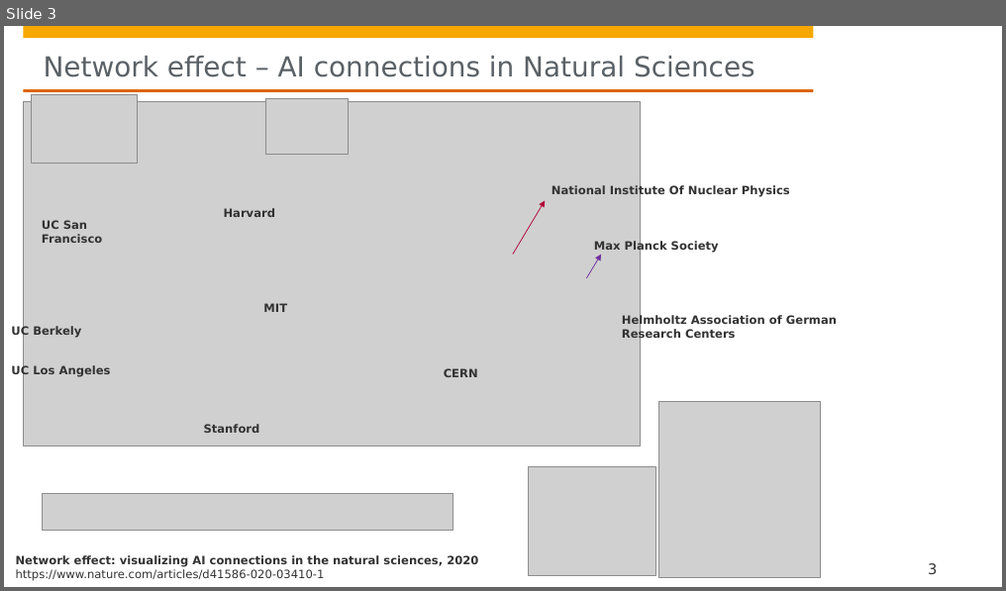
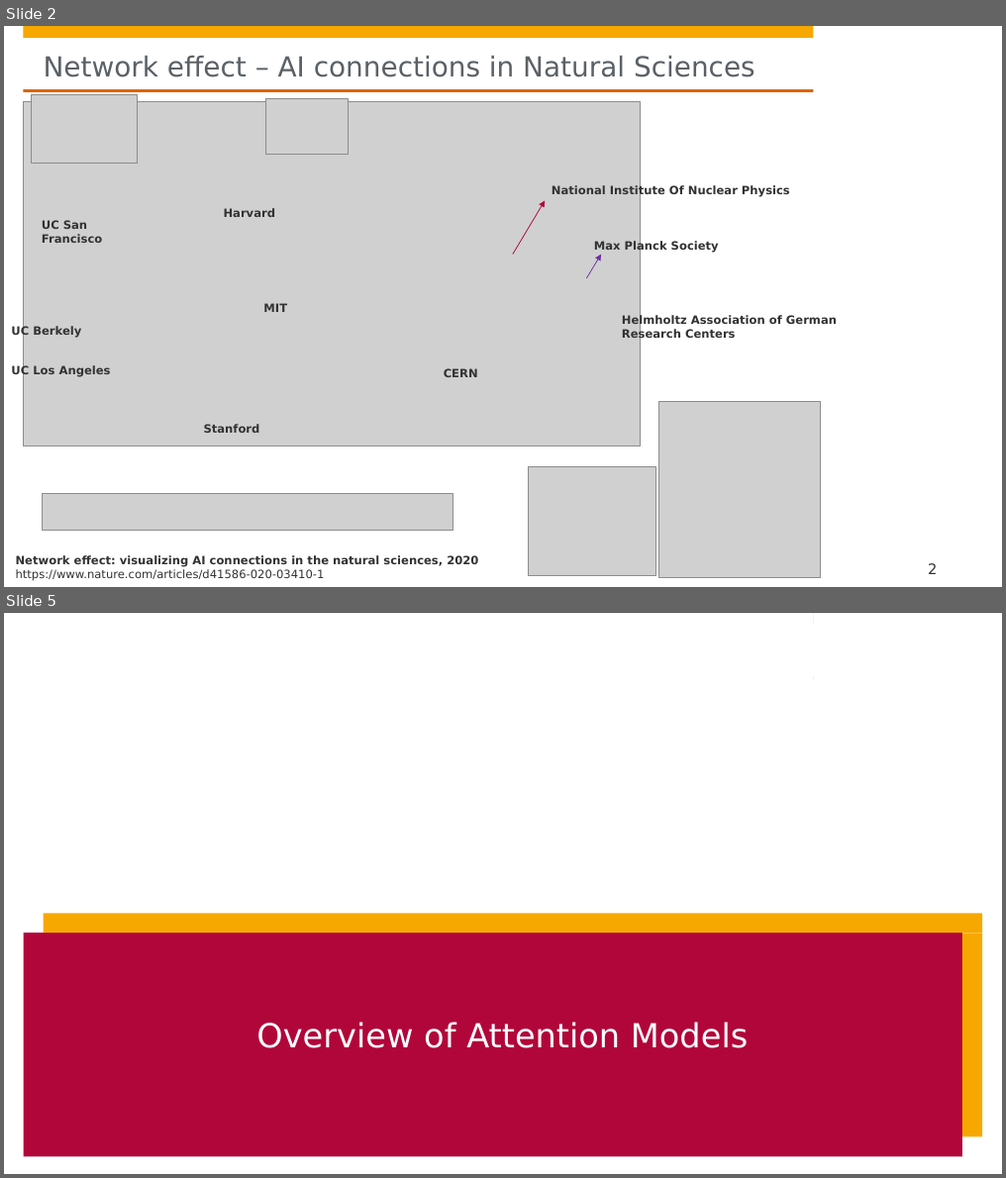
Before and after one commit to hpi-sam/GNN-Course-2020, a slide deck: 8. Graph Attention Networks.pptx. Shown one above the other, each under a label of ours: slide 3 before the commit, slides 2 and 5 after it; the slides between them are not shown. The pictures are 1006x591 and 1006x1178 pixels, drawn with LibreOffice and Linux fonts; fonts in the diff are those of the drawing; grey boxes stand for pictures; background and template pictures are left out. Boxes give left, top, right and bottom in pixels: in the first picture for what was removed or moved away, otherwise in the second. Text is boxed around its words. In the diff, an @@ line names an element or a change of style, - is before the commit and + after.

```diff
--- a/8. Graph Attention Networks.pptx
+++ b/8. Graph Attention Networks.pptx
@@ slide 5 added at bbox=[4, 613, 1002, 1174], background #FFFFFF; not listed: 4 template elements that a slide beside it also shows @@
@@ rectangle added at bbox=[16, 613, 814, 741], fill #FFFFFF @@
@@ rectangle added at bbox=[24, 934, 962, 1157], fill #B1063A @@
@@ rectangle added at bbox=[43, 913, 982, 933], fill #F6A800 @@
@@ rectangle added at bbox=[962, 934, 982, 1138], fill #F6A800 @@
@@ title added at bbox=[256, 1022, 747, 1049], 32 pt, text #FFFFFF @@
+Overview of Attention Models
@@ what was slide 3 is now slide 2 @@
@@ page number at bbox=[928, 564, 937, 574]: text changed @@
-3
+2
```
Also in this commit, not shown: 4 slides changed, 16 other slides added, 3 slides removed.
